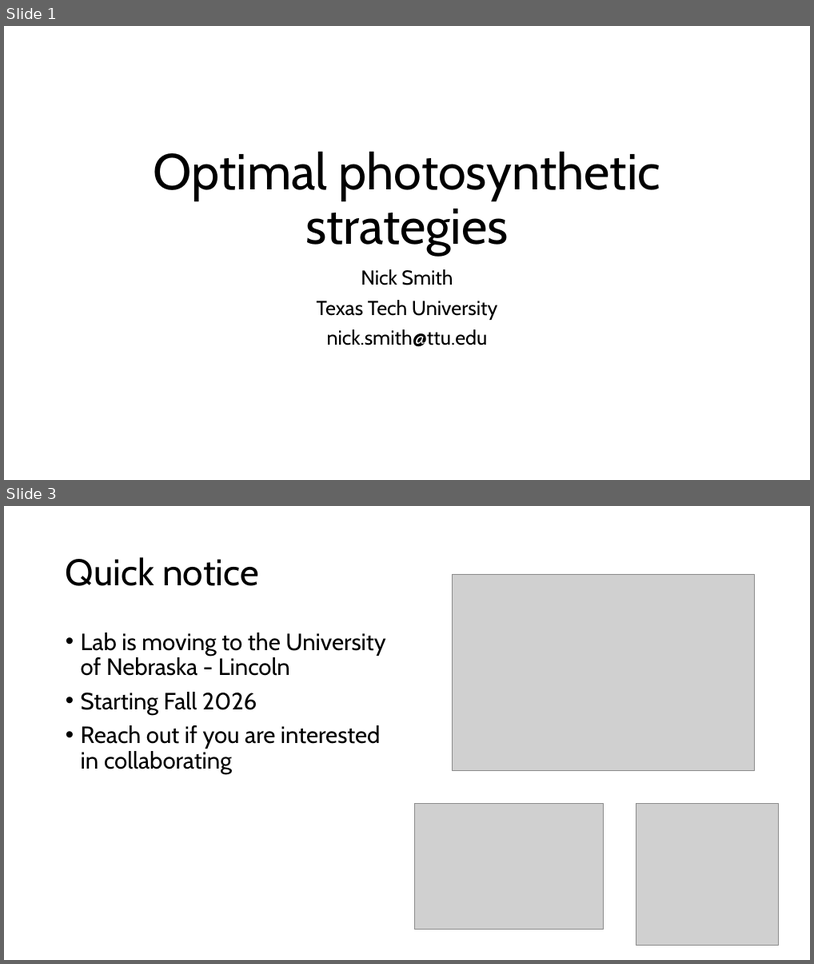
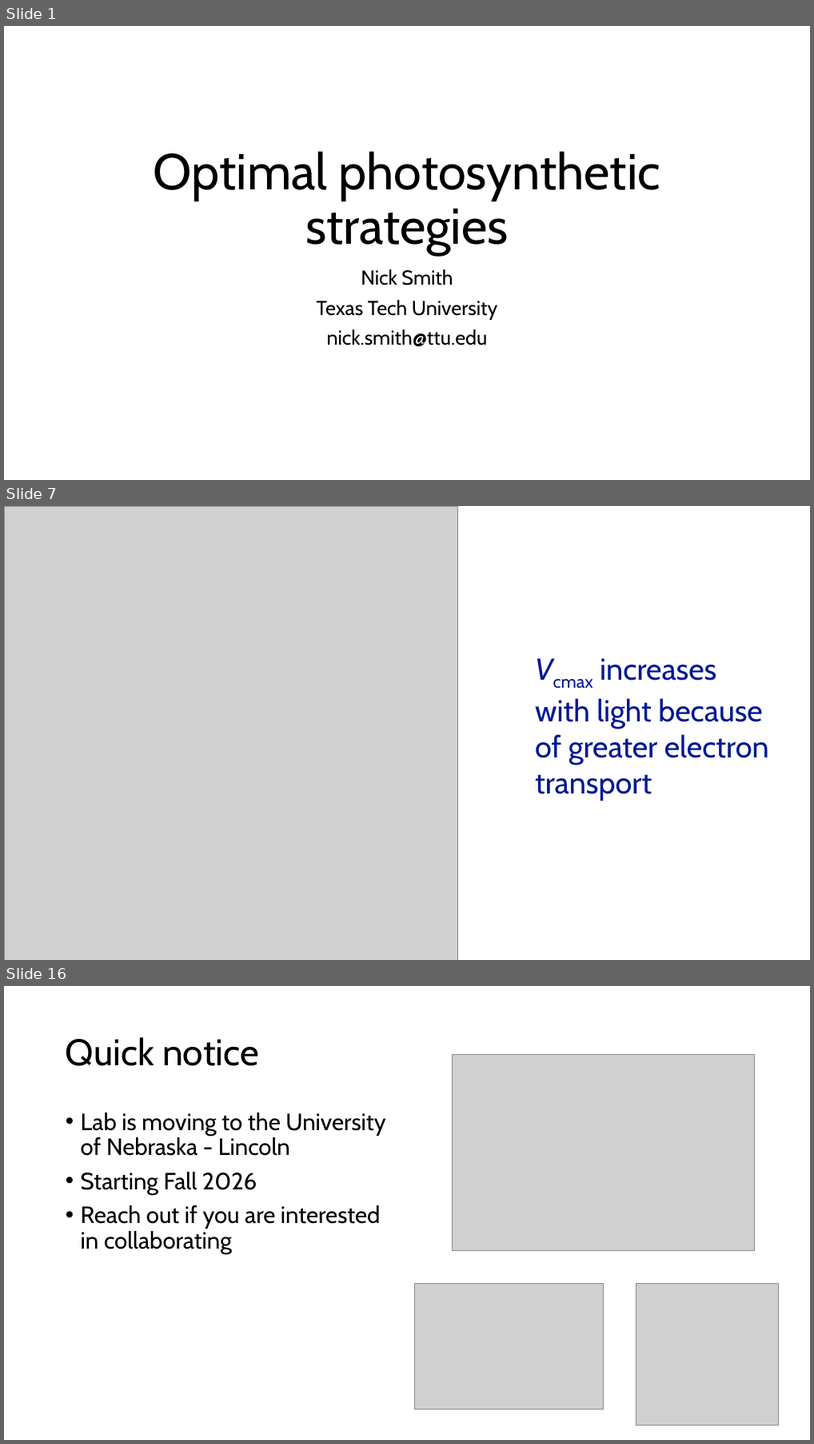
Before and after one commit to SmithEcophysLab/egu_2026, a slide deck: src/egu2026_optphoto_smith.pptx. Shown one above the other, each under a label of ours: slides 1 and 3 before the commit, slides 1, 7 and 16 after it; the slides between them are not shown. The pictures are 814x964 and 814x1444 pixels, drawn with LibreOffice and Linux fonts; fonts in the diff are those of the drawing; grey boxes stand for pictures. Boxes give left, top, right and bottom in pixels: in the first picture for what was removed or moved away, otherwise in the second. Text is boxed around its words. In the diff, an @@ line names an element or a change of style, - is before the commit and + after.

```diff
--- a/src/egu2026_optphoto_smith.pptx
+++ b/src/egu2026_optphoto_smith.pptx
@@ slide 7 added at [4,506,810,960], background #FFFFFF @@
@@ picture added at [4,506,458,960] @@
@@ text added at [535,658,770,800], 36 pt, text #011893 @@
+Vcmax increases with light because of greater electron transport
@@ what was slide 3 is now slide 16 @@
```
Also in this commit, not shown: 13 other slides added, 1 slide removed, 1 other file.
